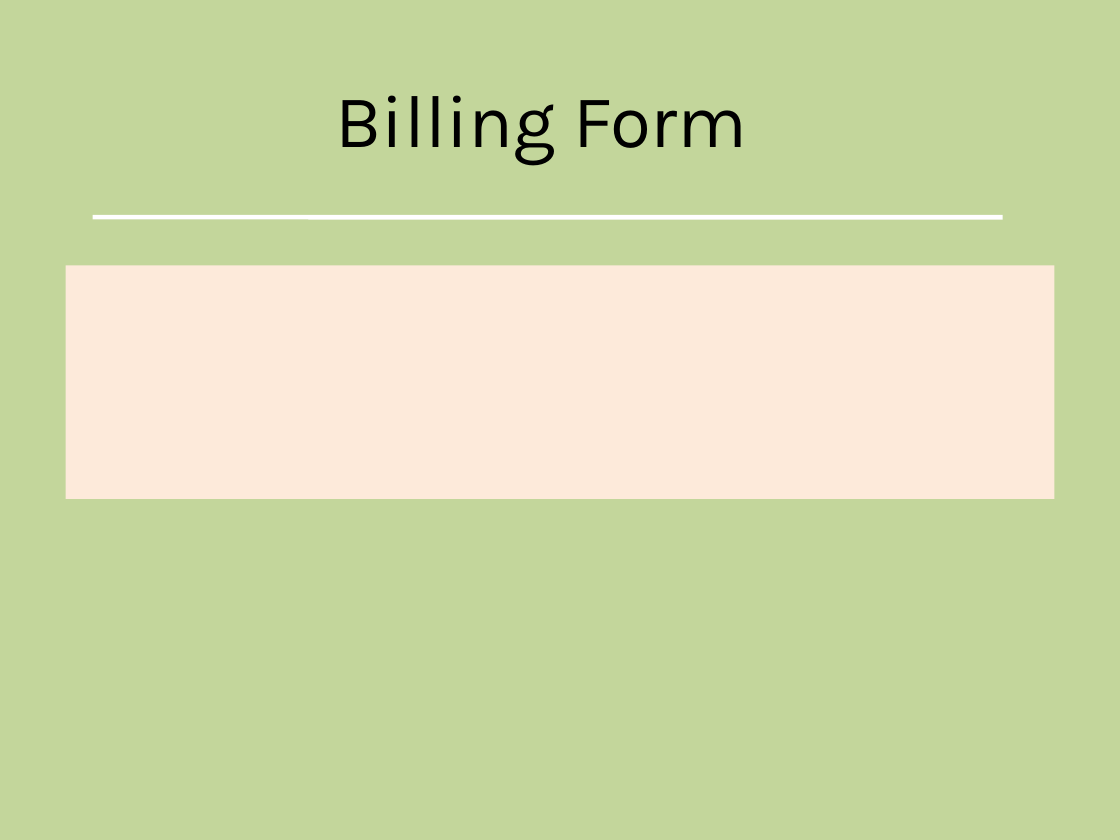
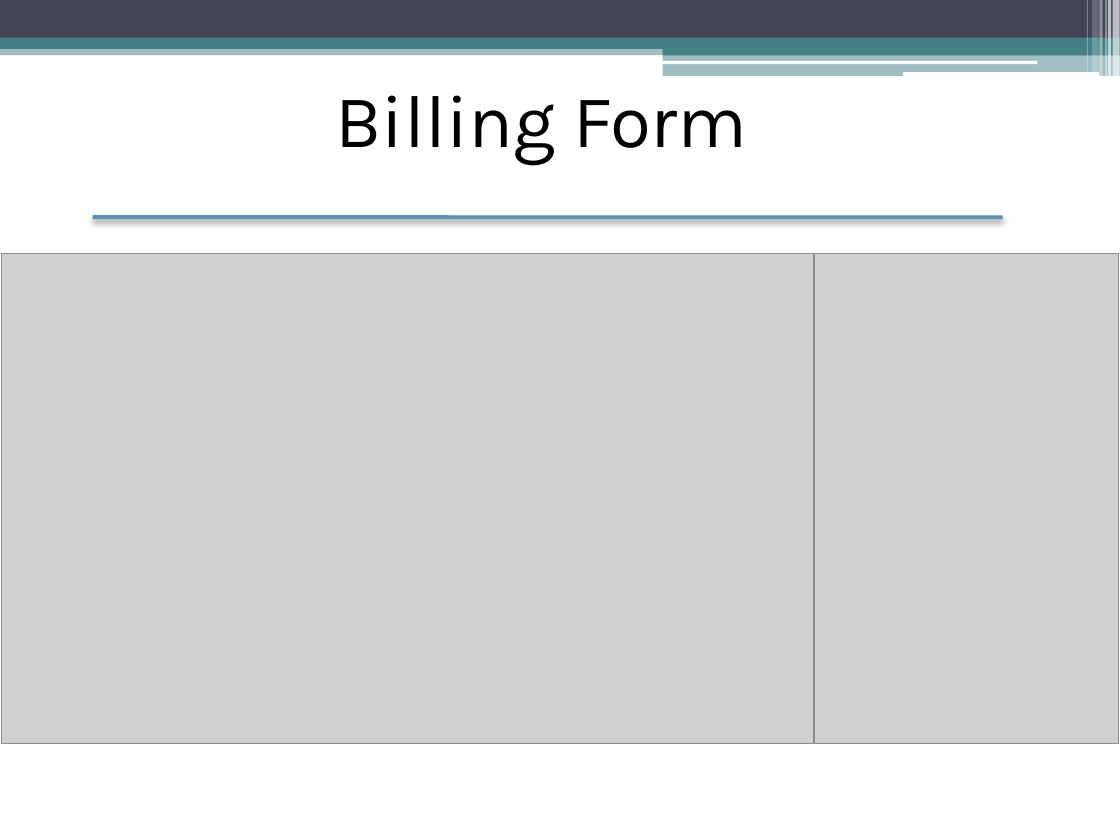
Before and after one commit to Abhisekh-Mundle-99/Pharmacy-Management-System, a slide deck: slide 15 of Group VI(F) Presentation.pptx (slide 8 before the commit). Drawn at 1120x840 pixels with LibreOffice and Linux fonts; fonts in the diff are those of the drawing; grey boxes stand for pictures. Boxes give left, top, right and bottom in pixels: in the first picture for what was removed or moved away, otherwise in the second. Text is boxed around its words. In the diff, an @@ line names an element or a change of style, - is before the commit and + after.

```diff
--- a/Group VI(F) Presentation.pptx
+++ b/Group VI(F) Presentation.pptx
@@ background #C3D69B to #FFFFFF @@
@@ rectangle added at bbox=[0, 0, 1120, 38], fill #424456 @@
@@ rectangle added at bbox=[1086, 0, 1088, 72], fill #FFFFFF at 30% opacity @@
@@ rectangle added at bbox=[1092, 0, 1099, 72], fill #FFFFFF at 20% opacity @@
@@ rectangle added at bbox=[1100, 0, 1103, 76], fill #FFFFFF at 40% opacity @@
@@ rectangle added at bbox=[1105, 0, 1107, 76], fill #FFFFFF at 60% opacity @@
@@ rectangle added at bbox=[1108, 0, 1111, 76], fill #FFFFFF at 65% opacity @@
@@ rectangle added at bbox=[1113, 0, 1120, 76], fill #FFFFFF at 65% opacity @@
@@ rectangle added at bbox=[0, 45, 1120, 55], fill #438086 at 50% opacity @@
@@ rectangle added at bbox=[0, 38, 1120, 49], fill #438086 @@
@@ rectangle added at bbox=[663, 44, 1120, 55], fill #438086 @@
@@ rectangle added at bbox=[663, 54, 1120, 76], fill #438086 at 50% opacity @@
@@ rounded rectangle added at bbox=[662, 60, 1037, 64], fill #FFFFFF @@
@@ rounded rectangle added at bbox=[903, 72, 1099, 76], fill #FFFFFF @@
@@ line (93, 217) - (1002, 217): stroke #FFFFFF 3 pt to #5C92B5 2.5 pt @@
@@ picture added at bbox=[1, 254, 813, 745] @@
@@ rectangle removed at bbox=[66, 265, 1055, 498] @@
@@ picture added at bbox=[815, 254, 1119, 745] @@
```
Also in this commit, not shown: 12 other slides changed, 19 slides added, 8 other files.
